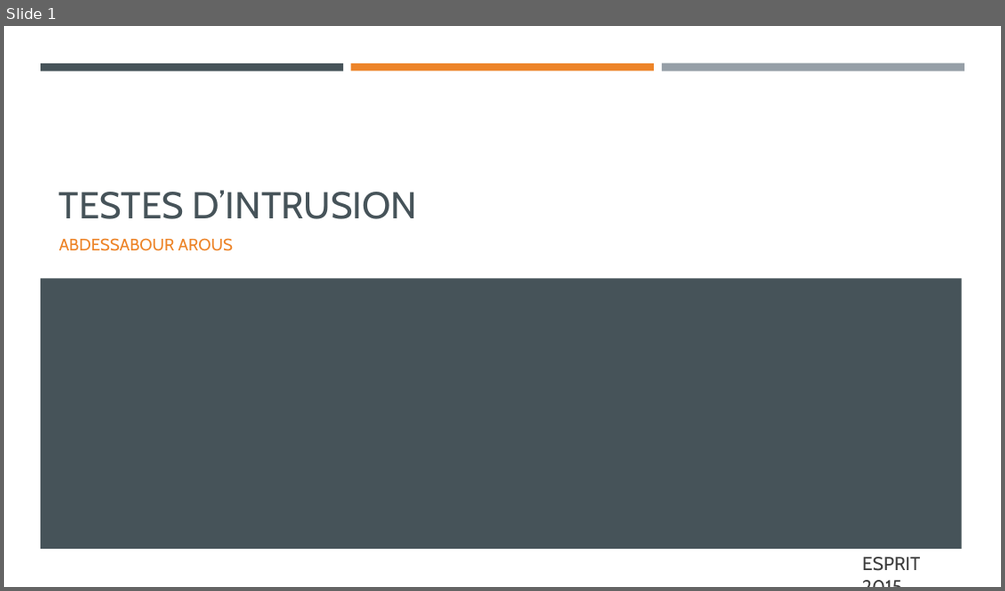
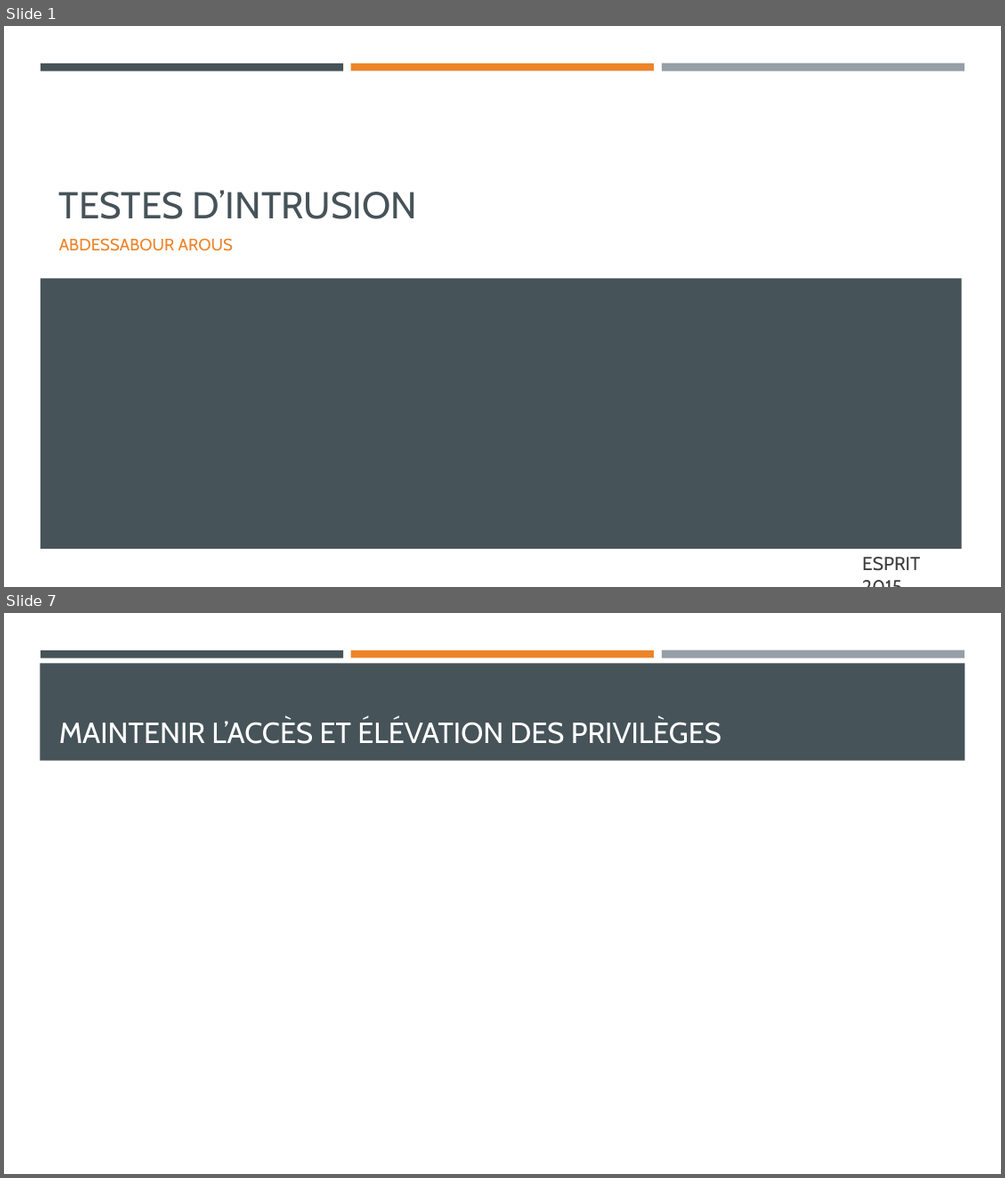
Before and after one commit to fksontini/NetworkSecurityClass, a slide deck: ESPRIT-4CINFO1-Mai-Juin-2015/Diapositives/7. Testes d'Intrusion.pptx. Shown one above the other, each under a label of ours: slide 1 before the commit, slides 1 and 7 after it; the slides between them are not shown. The pictures are 1005x591 and 1005x1178 pixels, drawn with LibreOffice and Linux fonts; fonts in the diff are those of the drawing. Boxes give left, top, right and bottom in pixels: in the first picture for what was removed or moved away, otherwise in the second. Text is boxed around its words. In the diff, an @@ line names an element or a change of style, - is before the commit and + after.

```diff
--- a/ESPRIT-4CINFO1-Mai-Juin-2015/Diapositives/7. Testes d'Intrusion.pptx
+++ b/ESPRIT-4CINFO1-Mai-Juin-2015/Diapositives/7. Testes d'Intrusion.pptx
@@ slide 7 added at (4,613,1001,1174), background #FFFFFF; not listed: 3 template elements that a slide beside it also shows @@
@@ rectangle added at (40,663,965,761), fill #465359 @@
@@ title added at (59,719,721,744), 28 pt, text #FFFFFF @@
+MAINTENIR L’ACCÈS ET ÉLÉVATION DES PRIVILÈGES
```
Also in this commit, not shown: 6 other slides added, 2 other files.
